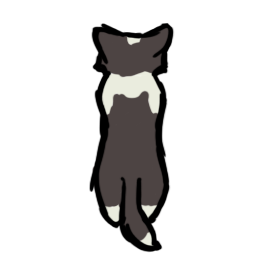
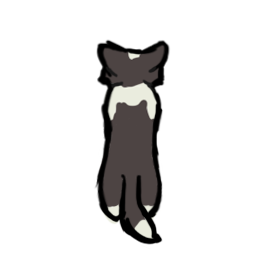
Before/after of a 256px x 256px layered artwork. What changed in the layer stack:
painted on "extraline" over bbox(91, 23, 175, 253)
removed layer "Layer 5" over bbox(89, 23, 174, 252)
painted on "whitecolor" over bbox(92, 24, 172, 249)
